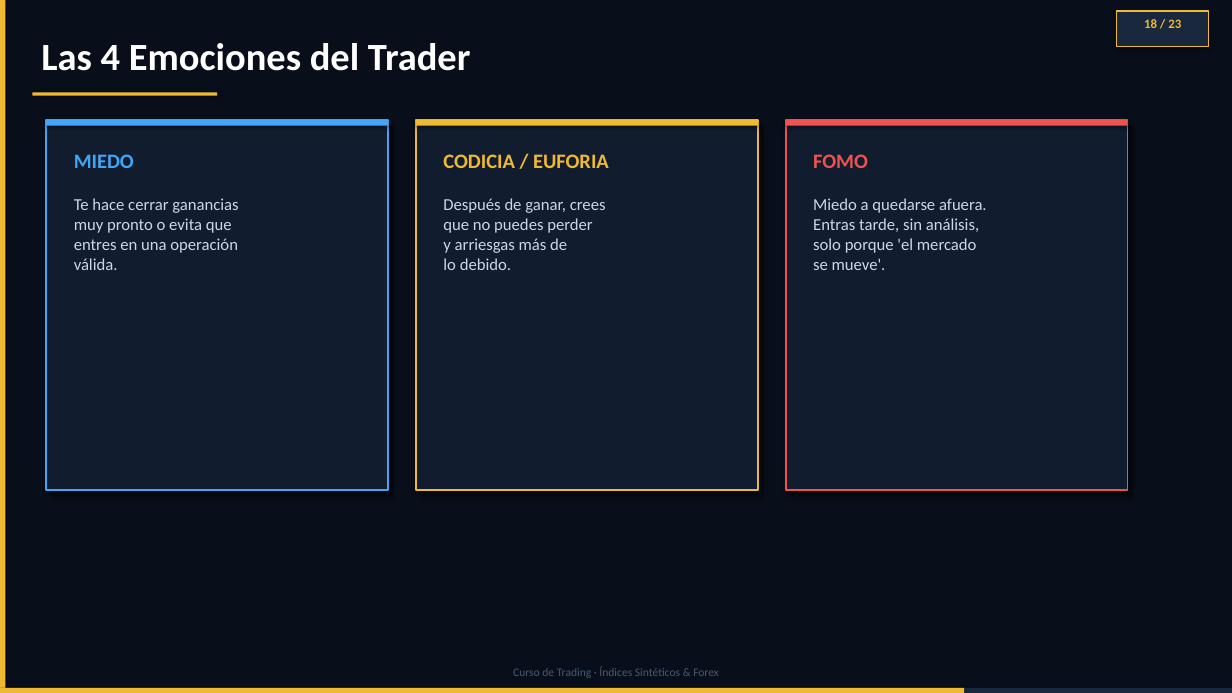
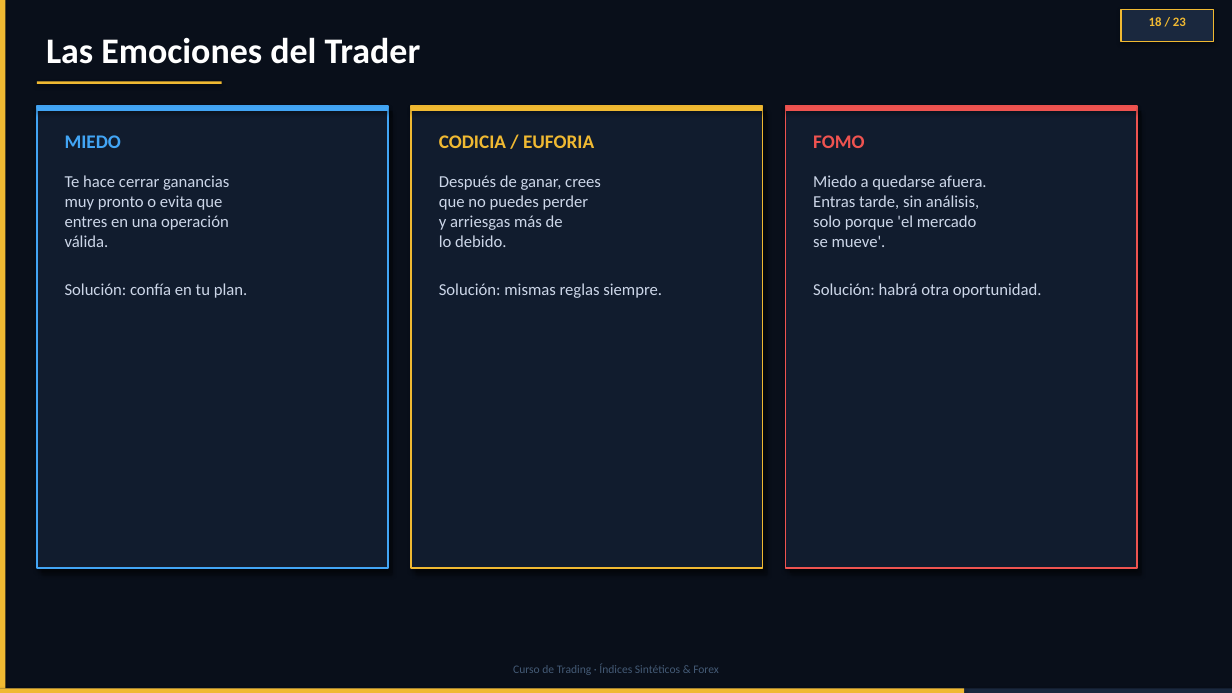
Before and after one commit to daac-gif/curso-trading, a slide deck: slide 18 of diapositivas/Clase_01_PREMIUM_FINAL.pptx. Drawn at 1232x693 pixels with LibreOffice and Linux fonts; fonts in the diff are those of the drawing. Boxes give left, top, right and bottom in pixels: in the first picture for what was removed or moved away, otherwise in the second. Text is boxed around its words. In the diff, an @@ line names an element or a change of style, - is before the commit and + after.

```diff
--- a/diapositivas/Clase_01_PREMIUM_FINAL.pptx
+++ b/diapositivas/Clase_01_PREMIUM_FINAL.pptx
@@ text "18 / 23": place and size @@
-text "18 / 23" at box(1144, 19, 1181, 28)
+text "18 / 23" at box(1149, 17, 1186, 26)
@@ rectangle: place and size @@
-rectangle at box(1116, 11, 1209, 46)
+rectangle at box(1121, 9, 1214, 42)
@@ text at box(46, 37, 421, 64): text changed; size 30 to 28 pt @@
-Las 4 Emociones del Trader
+Las Emociones del Trader
@@ rectangle: place and size @@
-rectangle at box(32, 92, 217, 96)
+rectangle at box(37, 81, 222, 84)
@@ rectangle: place and size @@
-rectangle at box(46, 120, 388, 126)
+rectangle at box(37, 106, 388, 111)
@@ rectangle: place and size @@
-rectangle at box(46, 120, 388, 490)
+rectangle at box(37, 106, 388, 568)
@@ rectangle at box(37, 106, 388, 568): outline #42A5F5 1.5 pt to #42A5F5 1.2 pt @@
@@ rectangle: place and size @@
-rectangle at box(52, 126, 394, 495)
+rectangle at box(42, 111, 393, 573)
@@ rectangle: place and size @@
-rectangle at box(416, 120, 758, 126)
+rectangle at box(411, 106, 762, 111)
@@ rectangle: place and size @@
-rectangle at box(416, 120, 758, 490)
+rectangle at box(411, 106, 762, 568)
@@ rectangle at box(411, 106, 762, 568): outline #F0B932 1.5 pt to #F0B932 1.2 pt @@
@@ rectangle: place and size @@
-rectangle at box(421, 126, 763, 495)
+rectangle at box(416, 111, 767, 573)
@@ rectangle: place and size @@
-rectangle at box(786, 120, 1128, 126)
+rectangle at box(786, 106, 1137, 111)
@@ rectangle: place and size @@
-rectangle at box(786, 120, 1128, 490)
+rectangle at box(786, 106, 1137, 568)
@@ rectangle at box(786, 106, 1137, 568): outline #EF5350 1.5 pt to #EF5350 1.2 pt @@
@@ rectangle: place and size @@
-rectangle at box(791, 126, 1133, 495)
+rectangle at box(790, 111, 1141, 573)
@@ text "MIEDO": place and size @@
-text "MIEDO" at box(74, 154, 134, 168)
+text "MIEDO" at box(65, 135, 121, 148)
@@ text "CODICIA / EUFORIA": place and size @@
-text "CODICIA / EUFORIA" at box(443, 154, 609, 168)
+text "CODICIA / EUFORIA" at box(439, 135, 594, 148)
@@ size 16 to 15 pt in 3 elements at box(439, 135, 594, 148), box(65, 135, 121, 148), box(813, 135, 865, 148) @@
@@ text "FOMO": place and size @@
-text "FOMO" at box(813, 154, 868, 168)
+text "FOMO" at box(813, 135, 865, 148)
@@ text at box(65, 175, 248, 298): text changed @@
-Te hace cerrar ganancias
-muy pronto o evita que
-entres en una operación
-válida.
+Te hace cerrar ganancias
+muy pronto o evita que
+entres en una operación
+válida.
+Solución: confía en tu plan.
@@ text at box(439, 175, 662, 298): text changed @@
-Después de ganar, crees
-que no puedes perder
-y arriesgas más de
-lo debido.
+Después de ganar, crees
+que no puedes perder
+y arriesgas más de
+lo debido.
+Solución: mismas reglas siempre.
@@ text at box(813, 175, 1042, 298): text changed @@
-Miedo a quedarse afuera.
-Entras tarde, sin análisis,
-solo porque 'el mercado
-se mueve'.
+Miedo a quedarse afuera.
+Entras tarde, sin análisis,
+solo porque 'el mercado
+se mueve'.
+Solución: habrá otra oportunidad.
```
Also in this commit, not shown: 22 other slides changed.
